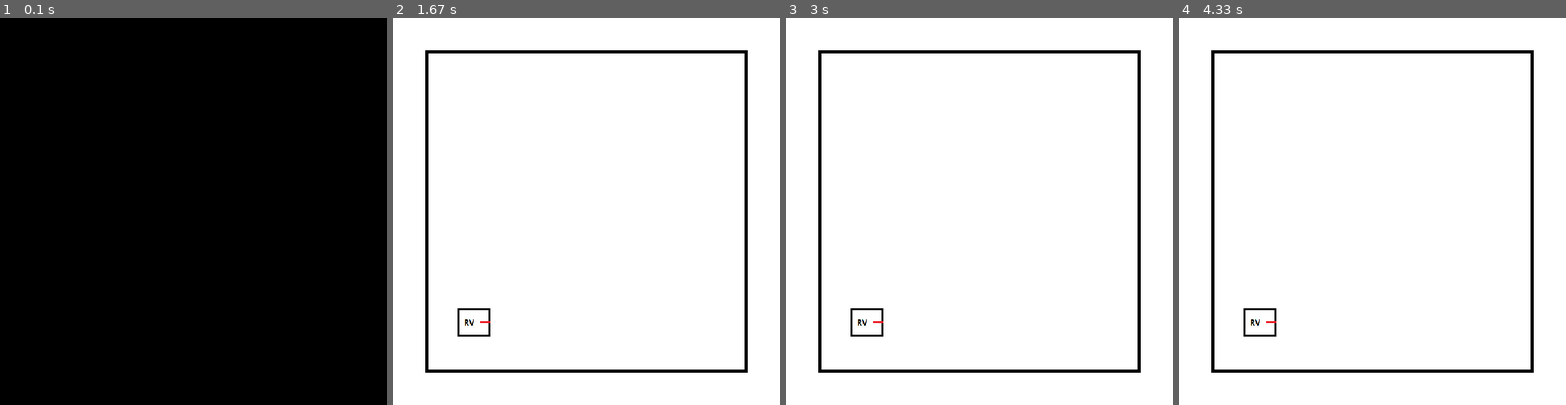
Above: before the commit, frames 1-4 (left to right).
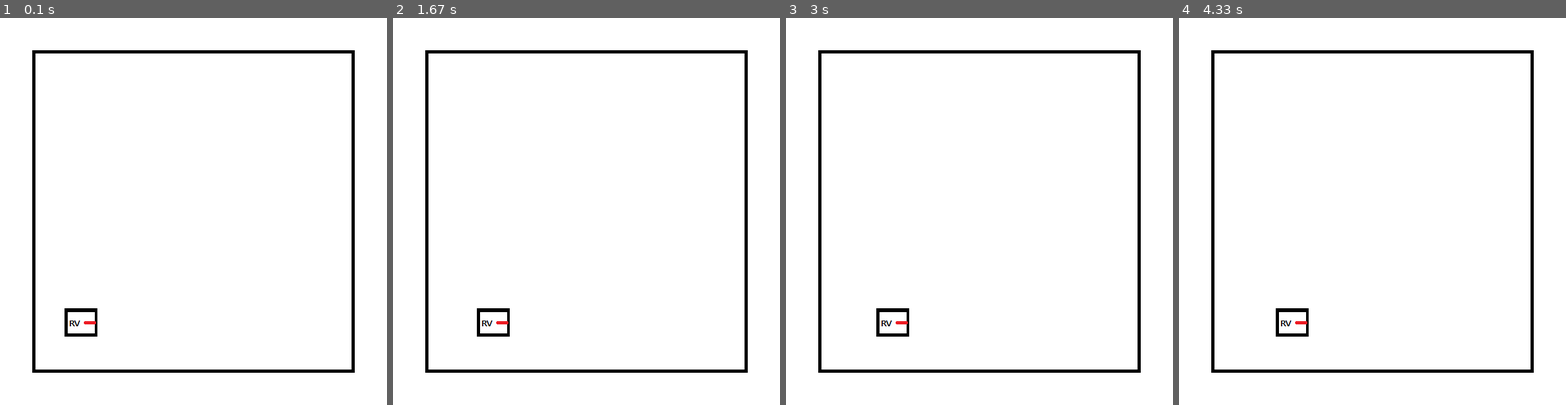
Above: after the commit, the same moments.

Repository: Mokchanic/Pygame_sim
Game: pygame game, started from test_map.py
Same seed, same stepped clock (60 frames per second), same inputs: the game is played once before the commit and once after it.
Inputs:
- Up to frame 1 (0.1 s): no input
- Up to frame 2 (1.67 s): hold D 0.33-0.8 s; hold W 0.83-1.13 s; hold D 1.17-1.63 s
- Up to frame 3 (3 s): hold A 1.67-2.2 s; hold S 2.23-2.53 s; hold A 2.57-2.97 s
- Up to frame 4 (4.33 s): hold W 3-3.37 s; hold D 3.4-4.03 s; hold S from 4.07 s (still down)

The runs differ from the first frame. In frame 1, 97% of the frame differs, in the area x 0-100%, y 0-100%; in frame 2, 0.4%; in frame 3, 0.4%; in frame 4, 0.5%.

Commit message:
update_agent
Agent를 업데이트 하였으나 아직 이동에 관련된 문제는 해결 못함.

Diff:
--- a/Agent/Agent.py
+++ b/Agent/Agent.py
@@ -1,11 +1,73 @@
-import math
 import pygame as pg
+import random
+from Define.Set_Define import *
+from pygame.locals import Rect
 
 class Agent():
+    # def __init__(self):
+    #     super(Agent, self).__init__(Rect(AGENT_XY[0], AGENT_XY[1], AGENT_SIZE_XY[0], AGENT_SIZE_XY[1]))
+    #     self.theta = 0
+    #     self.lineal = 0
+    #     self.agent_img = pg.image.load("./Agent/Jackal_origin.png")
+    #
+    # def draw(self):
+    #     rotated = pg.transform.rotate(self.agent_img, self.theta)
+    #     rect = rotated.get_rect()
+    #     rect.center = self.rect.center
     def __init__(self):
-        pass
+        self.agent_img = pg.image.load("./Agent/Jackal_origin.png")# 이미지의 경로는 Agent폴더에 있으며 문제가 있다면 수정바람.
+        self.agent_img_scale = pg.transform.scale(self.agent_img, (AGENT_SIZE_XY[0], AGENT_SIZE_XY[1]))
 
-    def get_agent_img(self, agent_size):
-        agent_img = pg.image.load("C:/Users/player/Documents/GitHub/Pygame_sim/Obstacle/Jackal.png")# 이미지의 경로는 Agent폴더에 있으며 알맞게 수정바람.
-        agent_img = pg.transform.scale(agent_img, (agent_size[0], agent_size[1]))
-        return agent_img
+
+        self.theta = 0
+        self.agent_update_x = 0
+        self.agent_update_y = 0
+        self.lineal_vel = LINEAR_SPEED
+        self.angle_vel = ROTATE_SPEED
+
+    def agent_key_input(self, key_on_off):
+        self.linear_angle_dt = pg.Vector3()# x, y, z
+        if key_on_off == True:
+            for event in pg.event.get():
+                key_event = pg.key.get_pressed()
+                if key_event[pg.K_w]:
+                    self.linear_angle_dt[0] = self.lineal_vel
+                    self.linear_angle_dt[2] = 0
+                    return self.linear_angle_dt
+
+                elif key_event[pg.K_s]:
+                    self.linear_angle_dt[0] = -self.lineal_vel
+                    self.linear_angle_dt[2] = 0
+                    return self.linear_angle_dt
+
+                elif key_event[pg.K_a]:
+                    self.linear_angle_dt[0] = self.lineal_vel
+                    self.linear_angle_dt[2] = self.angle_vel
+                    return self.linear_angle_dt
+
+                elif key_event[pg.K_d]:
+                    self.linear_angle_dt[0] = self.lineal_vel
+                    self.linear_angle_dt[2] = -self.angle_vel
+
+                    return self.linear_angle_dt
+
+            return self.linear_angle_dt
+
+
+    def agent_move(self, get_axis):
+        agent_axis = [AGENT_XY[0] + self.agent_update_x, AGENT_XY[1] + self.agent_update_y, get_axis[2]]
+
+        if INIT_ARENA_XY[0] < agent_axis[0] < END_ARENA_WH[0] and \
+            INIT_ARENA_XY[1] < agent_axis[1] < END_ARENA_WH[1]:
+
+            self.agent_update_x += get_axis[0]
+            self.agent_update_y += get_axis[1]
+
+        return [agent_axis[0], agent_axis[1], get_axis[2]]
+
+
+    def draw(self, screen, agent_move): # 미완성.
+        self.rotate_img = pg.transform.rotate(self.agent_img_scale, agent_move[2])
+        # rect = self.rotate_img.get_rect()
+
+        screen.blit(self.rotate_img, (agent_move[0], agent_move[1]))
--- a/Define/Set_Define.py
+++ b/Define/Set_Define.py
@@ -8,7 +8,7 @@
 
 ## Make_Map
 MAP_SIZE_XY = [600, 600]
-MAP_FRAME = 10
+MAP_FRAME = 60
 #Make_Map_Arena
 INIT_ARENA_XY = [50, 50]
 END_ARENA_WH = [500, 500] # WIDTH, HEIGHT
@@ -23,3 +23,6 @@
 ## Agent
 AGENT_XY = [100, 450]
 AGENT_SIZE_XY = [51, 44]
+LINEAR_SPEED = 10
+ROTATE_SPEED =30
+KEY_ON_OFF = True
--- a/Make_Map/Map.py
+++ b/Make_Map/Map.py
@@ -45,6 +45,5 @@
                 y_init_grid_xy = [init_arena_xy[0], self.init_arena_y]
                 y_end_grid_xy = [end_arena_xy[0], self.init_arena_y]
                 self.line_y = pg.draw.line(screen, color, [y_init_grid_xy[0], y_init_grid_xy[1]], [y_end_grid_xy[0], y_end_grid_xy[1]], thickness)
-
         else:
             pass
--- /dev/null
+++ b/test.py
@@ -0,0 +1,62 @@
+import pygame
+import sys
+import time
+import random
+
+SCREEN_WIDTH = 640
+SCREEN_HEIGHT = 480
+SPAWN_TIME = 1
+
+WHITE = (255, 255, 255)
+BLACK = (0, 0, 0)
+
+pygame.init()
+pygame.display.set_caption("Stars in Space")
+screen = pygame.display.set_mode((SCREEN_WIDTH, SCREEN_HEIGHT))
+clock = pygame.time.Clock()
+
+
+class Star(object):
+    def __init__(self):
+        self.image = pygame.image.load("./Agent/Jackal.png").convert_alpha()
+        self.x = random.randint(0, SCREEN_WIDTH - self.image.get_width())
+        self.y = random.randint(0, SCREEN_HEIGHT - self.image.get_height())
+        self.head = random.randint(0, 359)
+        self.rotated_image = pygame.transform.rotate(self.image, self.head)
+        self.rotate_speed = random.randint(1, 3)
+
+    def rotate(self):
+        self.head += self.rotate_speed
+        self.rotated_image = pygame.transform.rotate(self.image, self.head)
+
+    def draw(self):
+        screen.blit(self.rotated_image, (self.x + self.image.get_width() / 2 - self.rotated_image.get_width() / 2,
+                                         self.y + self.image.get_height() / 2 - self.rotated_image.get_height() / 2))
+
+
+def main():
+    stars = []
+
+    last_spawn_time = time.time()
+
+    while True:
+        clock.tick(60)
+        screen.fill(BLACK)
+
+        for event in pygame.event.get():
+            if event.type == pygame.QUIT:
+                sys.exit()
+
+        if time.time() - last_spawn_time > SPAWN_TIME:
+            stars.append(Star())
+            last_spawn_time = time.time()
+
+        for star in stars:
+            star.rotate()
+            star.draw()
+
+        pygame.display.update()
+
+
+if __name__ == "__main__":
+    main()
--- a/test_map.py
+++ b/test_map.py
@@ -1,4 +1,5 @@
 import pygame as pg
+import pygame.event
 
 from Define.Set_Define import *
 from Make_Map import Map
@@ -8,26 +9,30 @@
     get_map = Map.Map()
     get_agent = Agent.Agent()
     screen = get_map.make_window(MAP_SIZE_XY)
-    agent = get_agent.get_agent_img(AGENT_SIZE_XY)
+
 
     done = False
 
     while not done:
         # Map
         get_map.frame_rate(MAP_FRAME)
-        get_map.end_condition()
+        #done = get_map.end_condition() # Key_move와 충돌을 일으킴
         screen.fill(WHITE) # 바탕화면을 흰색으로
 
         get_map.arena(screen, BLACK, INIT_ARENA_XY, END_ARENA_WH, ARENA_THICK)
         get_map.grid(screen, GRAY, X_INTERVAL, Y_INTERVAL, GRID_THICK, INIT_ARENA_XY, ARENA_END_AXIS, GRID_ON_OFF)
 
         # Agent
-        screen.blit(agent, (AGENT_XY[0], AGENT_XY[1])) # Agent 그리기
+        get_move = get_agent.agent_key_input(KEY_ON_OFF)
+        get_agent_move = get_agent.agent_move(get_move)
+        get_agent.draw(screen, get_agent_move) # Agent그리기
+
+
+        # Reset()
+        # get_map()
 
         pg.display.flip() # 업데이트
 
 
-
-
 if __name__ == "__main__":
     main()
Binary file added: Agent/Jackal.png
Binary file added: Agent/Jackal_origin.png
Binary file removed: Obstacle/Jackal.png
Empty file added: Obstacle/ciecle.py
Empty file added: Obstacle/rectangle.py
